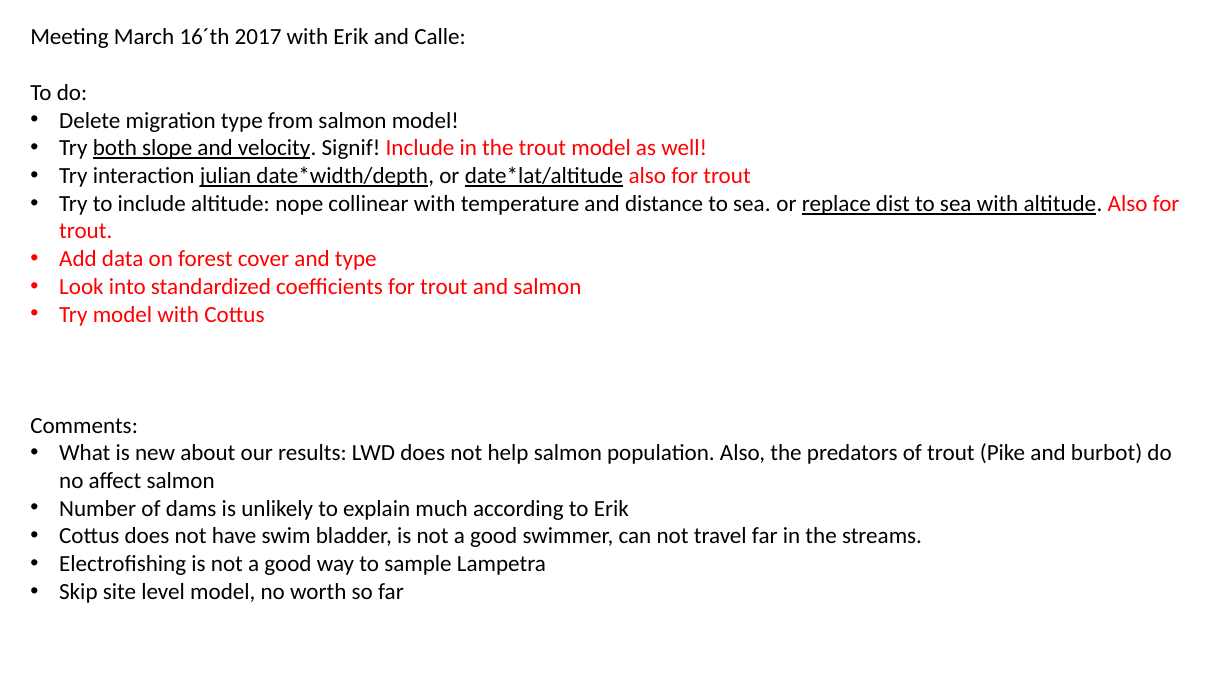
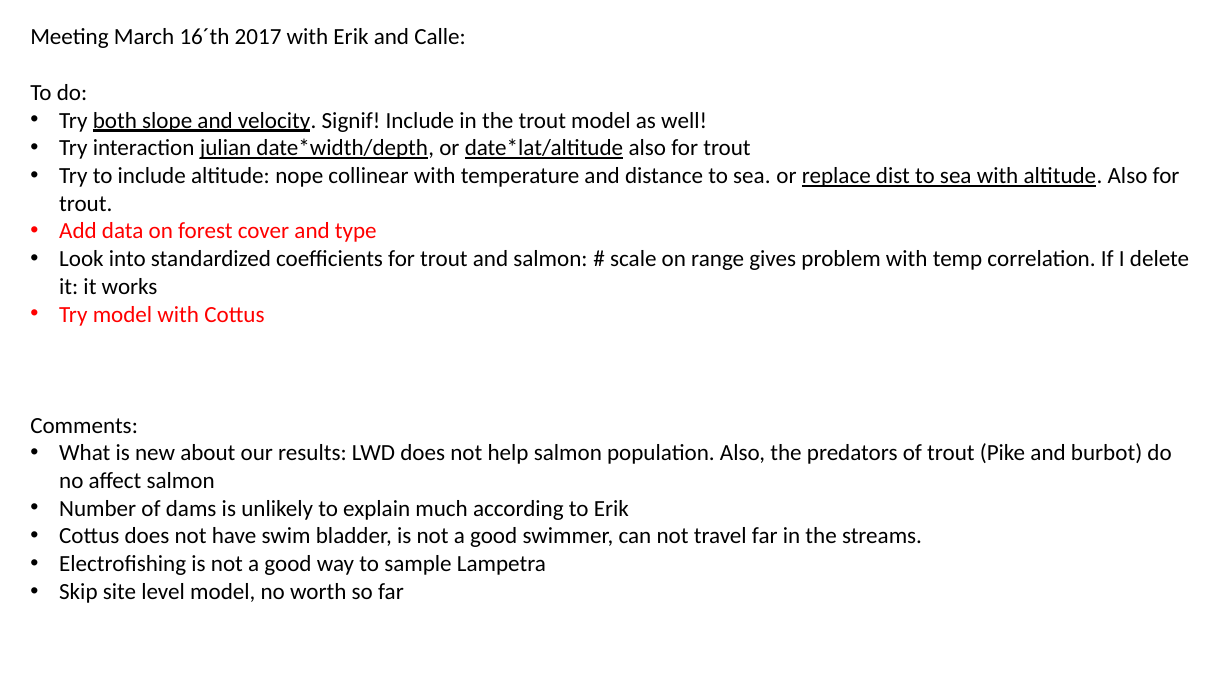
Before and after one commit to SerenaDonadi/Dod-ved, a slide deck: slide 24 of Electrofish data/LWD_analyses.pptx (slide 27 before the commit). Drawn at 1232x693 pixels with LibreOffice and Linux fonts; fonts in the diff are those of the drawing. Boxes give left, top, right and bottom in pixels: in the first picture for what was removed or moved away, otherwise in the second. Text is boxed around its words. In the diff, an @@ line names an element or a change of style, - is before the commit and + after.

Commit message:
cottus. and solving interaction julian date*altitude

```diff
--- a/Electrofish data/LWD_analyses.pptx
+++ b/Electrofish data/LWD_analyses.pptx
@@ text at (59,112,459,132): paragraph removed @@
-• Delete migration type from salmon model!
@@ text at (59,112,1180,211): text colour #FF0000 to #000000 in "Include in the trout model as well!", "also for trout", "Also for trout." @@
@@ text at (59,250,1189,294): text changed; text colour #FF0000 to #000000 @@
-• Look into standardized coefficients for trout and salmon
+• Look into standardized coefficients for trout and salmon: # scale on range gives problem with temp correlation. If I delete it: it works
```
Also in this commit, not shown: 7 other slides changed, 4 slides added, 1 other file.
